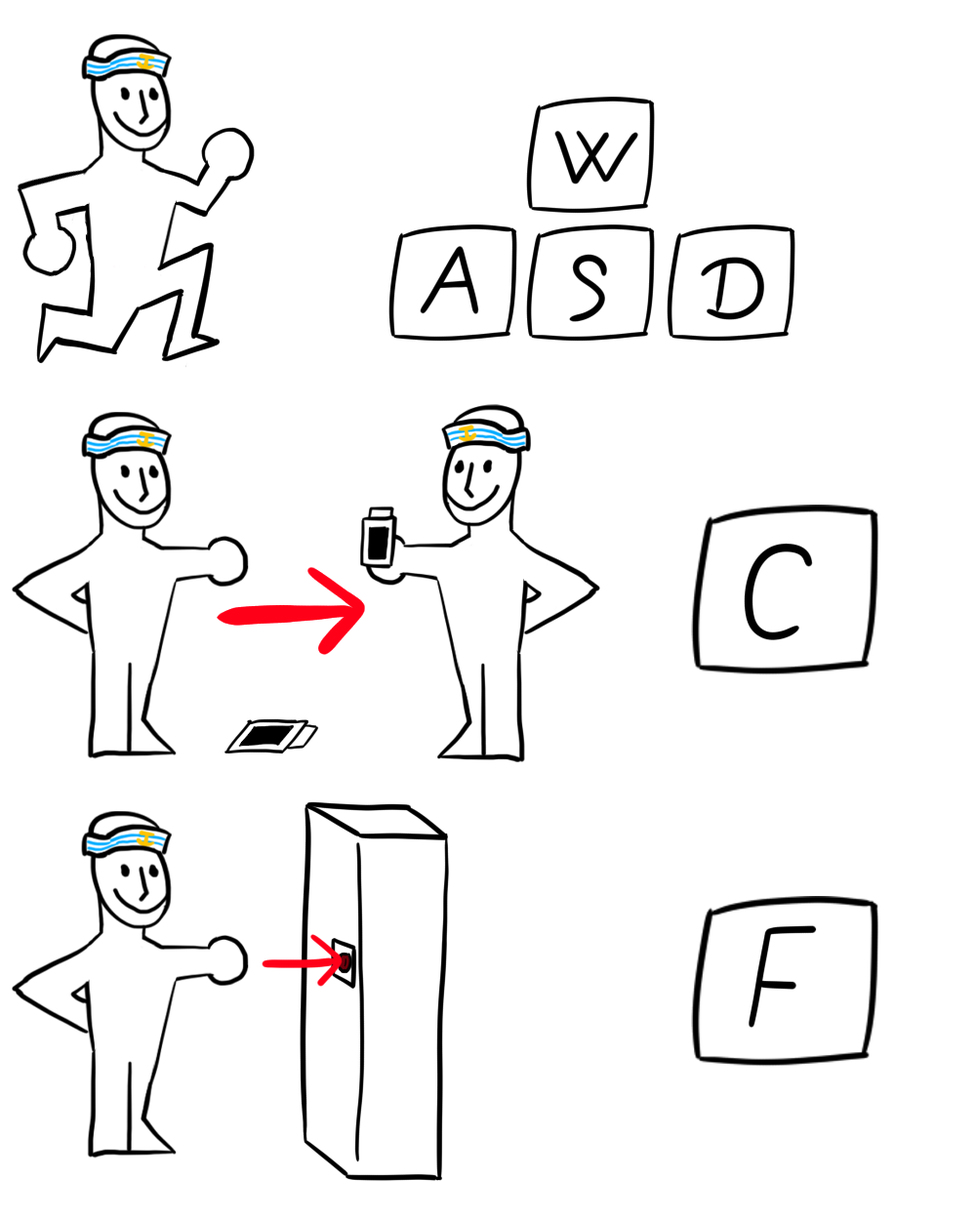
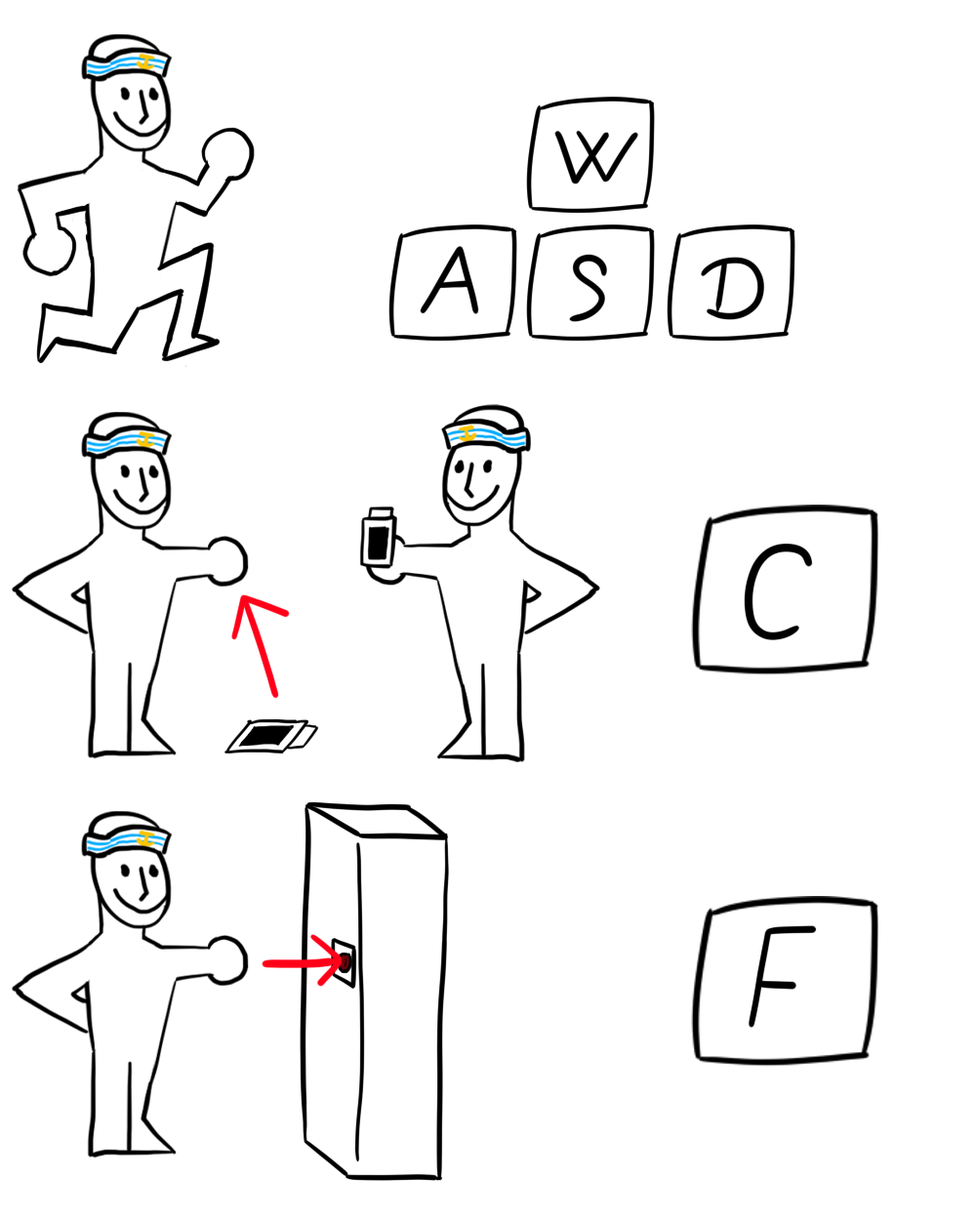
Two versions of the same layered image (976×1220). Layer-by-layer changes:
painted on "Paint Layer 4" over [216, 567, 366, 700]
painted on "Paint Layer 3" (1st of 2) over [216, 567, 366, 700]
